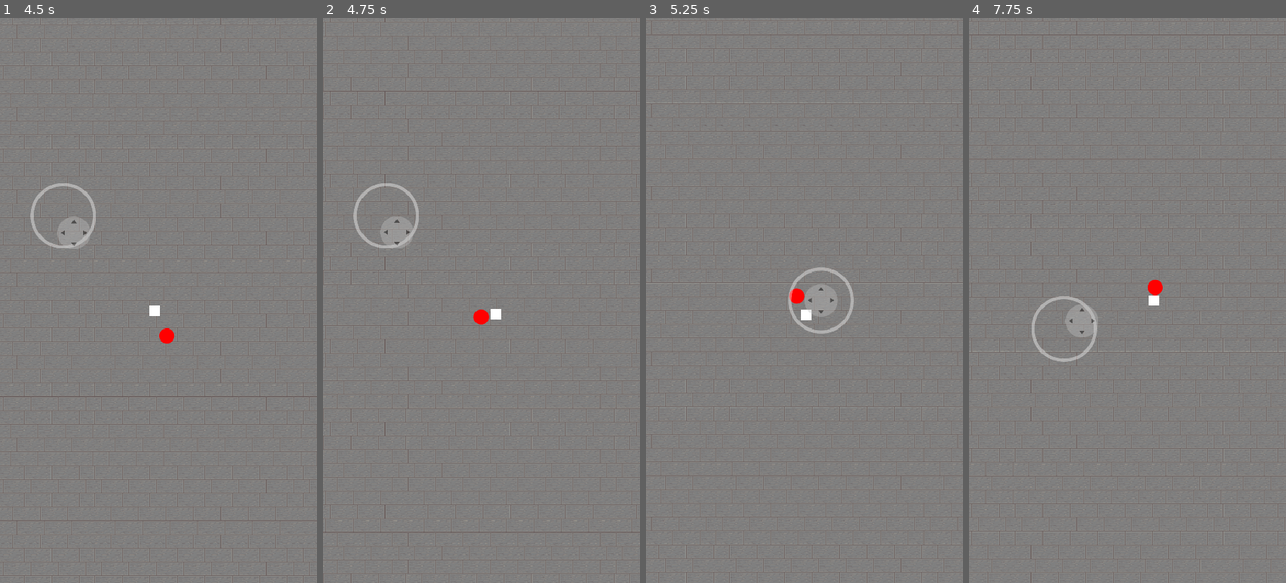
Above: before the commit, frames 1-4 (left to right).
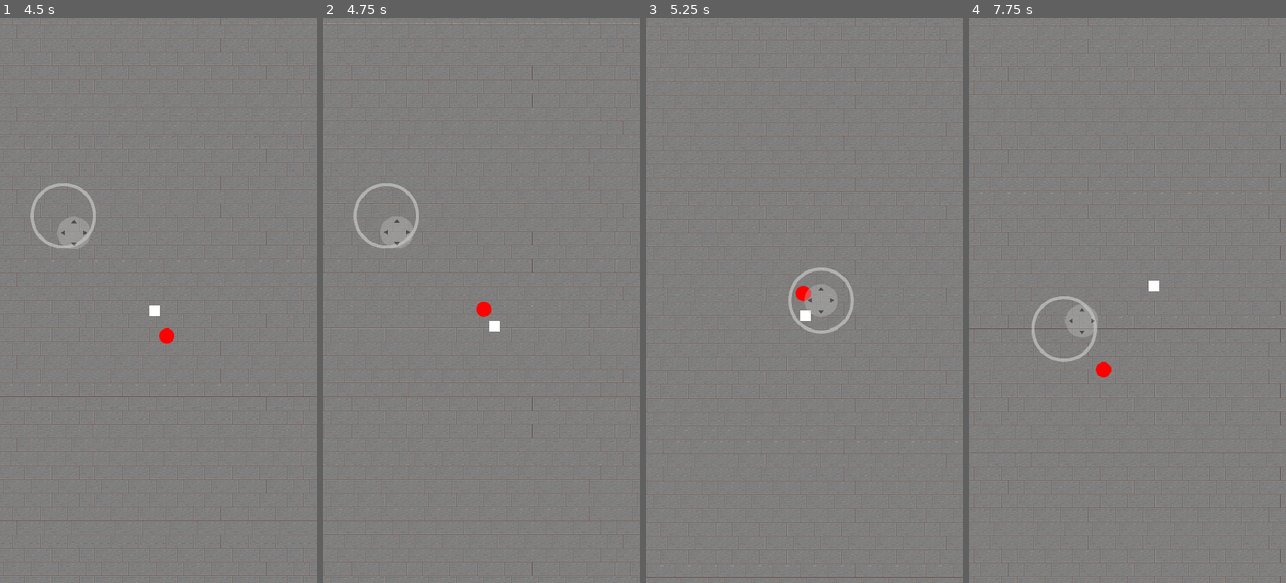
Above: after the commit, the same moments.

Repository: lucaswehmuth/zenrush
Game: Godot game, scene res://scenes/world.tscn
Two runs of this game, one before a commit and one after it. Both use one fixed random seed, a clock stepped at 60 frames per second and the inputs below.
Inputs (mouse positions are in pixels of both pictures, inside the frame that each line leads up to):
- Up to frame 1 (4.5 s): move the mouse to (228, 272) at 0.52 s; hold D (move_right) 0.53-1.25 s; click (228, 272) at 0.67 s; drag from (95, 328) to (158, 300) at 1.27 s; move the mouse to (190, 176) at 2.02 s; hold D (move_right) 2.03-2.75 s; drag from (142, 413) to (38, 328) at 2.77 s; move the mouse to (253, 385) at 3.52 s; hold A (move_left) 3.53-4.25 s; drag from (63, 215) to (145, 351) at 4.27 s
- Up to frame 2 (4.75 s): no input
- Up to frame 3 (5.25 s): move the mouse to (820, 300) at 5.02 s; hold S (move_down) from 5.03 s (still down); click (820, 300) at 5.17 s
- Up to frame 4 (7.75 s): release S (move_down) at 5.75 s; drag from (1079, 159) to (1064, 328) at 5.77 s; move the mouse to (1197, 272) at 6.52 s; hold W (move_up) 6.53-7.25 s; drag from (1064, 328) to (1127, 300) at 7.27 s

Frame 1 is identical in both runs. In frame 2, 2.4% of the frame differs, in the area x 0-100%, y 0-100%; in frame 3, 2.1%; in frame 4, 3.5%.

Commit message:
Added hurtbox and health stats into player

Diff:
--- a/scenes/enemies/base_enemy.gd
+++ b/scenes/enemies/base_enemy.gd
@@ -37,7 +37,7 @@
 
 func take_damage(amount: float) -> void:
 	current_health -= amount
-	print("took damage - current_health =", current_health)
+	print(self, "Took damage - health:", current_health)
 	if current_health <= 0.0:
 		die()
 
--- a/scenes/enemies/base_enemy.tscn
+++ b/scenes/enemies/base_enemy.tscn
@@ -4,9 +4,6 @@
 [ext_resource type="Texture2D" uid="uid://cn1p3fsbee106" path="res://assets/Circle.png" id="1_r5xb8"]
 [ext_resource type="Script" uid="uid://b6eiee7g77d8k" path="res://classes/hitbox.gd" id="3_n763p"]
 [ext_resource type="Script" uid="uid://c02u8oigkbql6" path="res://classes/hurtbox.gd" id="4_ylyo2"]
-
-[sub_resource type="CircleShape2D" id="CircleShape2D_n763p"]
-radius = 58.0
 
 [sub_resource type="CircleShape2D" id="CircleShape2D_qf3h2"]
 radius = 58.0
@@ -24,7 +21,6 @@
 
 [node name="CollisionShape2D" type="CollisionShape2D" parent="." unique_id=821677803]
 position = Vector2(0, 2)
-shape = SubResource("CircleShape2D_n763p")
 
 [node name="Hitbox" type="Area2D" parent="." unique_id=1940046434]
 script = ExtResource("3_n763p")
--- a/scenes/player.gd
+++ b/scenes/player.gd
@@ -2,11 +2,35 @@
 
 var input_vector = Vector2.ZERO
 
+@onready var hurtbox: Hurtbox = $Hurtbox
+
+@export var max_health: float = 99999.0
 @export var speed: float = 300.0
 @export var projectile_scene: PackedScene
 @export var attack_range: float = 300.0
 @export var attack_cooldown: float = 0.8
+
 var attack_timer: float = 0.0
+var current_health: float
+
+func _ready() -> void:
+	current_health = max_health
+	hurtbox.hurt.connect(_on_hurt)
+
+func _on_hurt(hitbox: Hitbox) -> void:
+	var attacker = hitbox.get_parent()
+	if attacker is BaseEnemy:
+		take_damage(attacker.damage)
+
+func take_damage(amount: float) -> void:
+	current_health -= amount
+	print(self, "Took damage - health:", current_health)
+	if current_health <= 0.0:
+		die()
+
+func die() -> void:
+	print("Player died")
+	queue_free()
 
 func _physics_process(delta: float) -> void:
 	input_vector = Input.get_vector("move_left", "move_right", "move_up", "move_down")
@@ -16,7 +40,6 @@
 	if attack_timer <= 0.0:
 		var target = _get_nearest_enemy()
 		if target:
-			print(target)
 			_shoot(target)
 			attack_timer = attack_cooldown
 
--- a/scenes/player.tscn
+++ b/scenes/player.tscn
@@ -3,6 +3,7 @@
 [ext_resource type="Texture2D" uid="uid://dpbebwp3hlgm0" path="res://assets/Square.png" id="1_3vyb7"]
 [ext_resource type="Script" uid="uid://bf5x8mssenyra" path="res://scenes/player.gd" id="1_g2els"]
 [ext_resource type="PackedScene" uid="uid://bbwmjpb5q3yv" path="res://scenes/attacks/base_projectile.tscn" id="2_qhqgy"]
+[ext_resource type="Script" uid="uid://c02u8oigkbql6" path="res://classes/hurtbox.gd" id="4_dqkch"]
 
 [sub_resource type="RectangleShape2D" id="RectangleShape2D_3vyb7"]
 size = Vector2(16, 16)
@@ -23,7 +24,9 @@
 [node name="Camera2D" type="Camera2D" parent="." unique_id=935365936]
 position_smoothing_enabled = true
 
-[node name="Area2D" type="Area2D" parent="." unique_id=333404993]
+[node name="Hurtbox" type="Area2D" parent="." unique_id=1999821459]
+script = ExtResource("4_dqkch")
+metadata/_custom_type_script = "uid://c02u8oigkbql6"
 
-[node name="CollisionShape2D" type="CollisionShape2D" parent="Area2D" unique_id=581859647]
+[node name="CollisionShape2D" type="CollisionShape2D" parent="Hurtbox" unique_id=581859647]
 shape = SubResource("RectangleShape2D_g2els")
